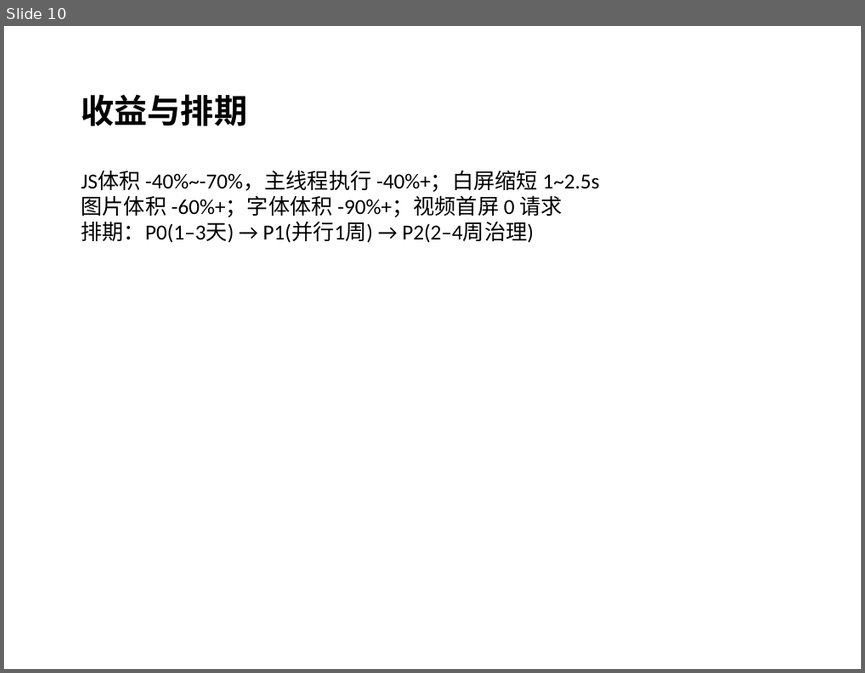
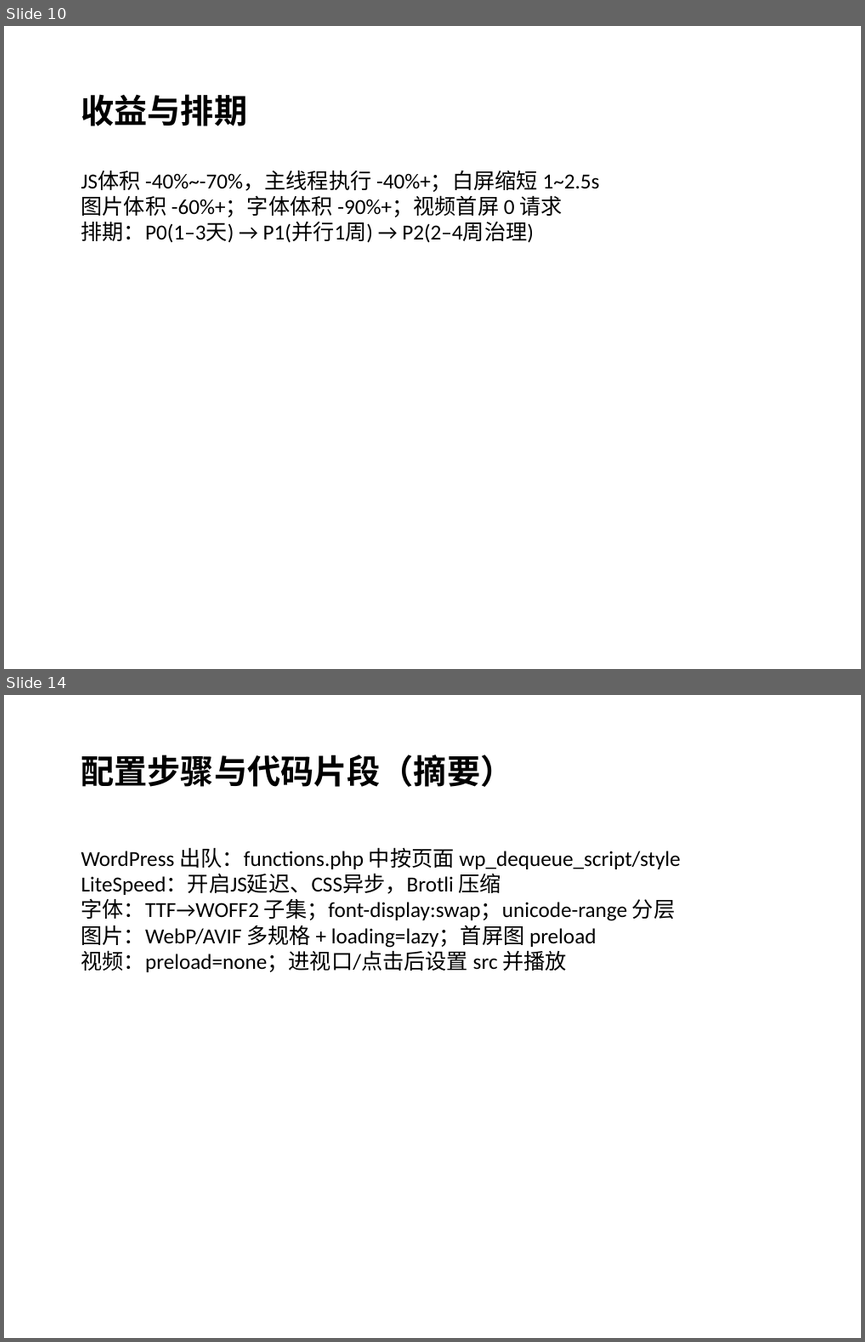
Before and after one commit to 330553981/android-design-support-lib-sample, a slide deck: 荣威M7DMH_移动端性能审计汇报.pptx. Shown one above the other, each under a label of ours: slide 10 before the commit, slides 10 and 14 after it; the slides between them are not shown. The pictures are 865x673 and 865x1342 pixels, drawn with LibreOffice and Linux fonts; fonts in the diff are those of the drawing. Boxes give left, top, right and bottom in pixels: in the first picture for what was removed or moved away, otherwise in the second. Text is boxed around its words. In the diff, an @@ line names an element or a change of style, - is before the commit and + after.

```diff
--- a/荣威M7DMH_移动端性能审计汇报.pptx
+++ b/荣威M7DMH_移动端性能审计汇报.pptx
@@ slide 14 added at [4, 695, 861, 1338], background #FFFFFF @@
@@ text added at [81, 755, 514, 787], 28 pt, text #000000, bold @@
+配置步骤与代码片段（摘要）
@@ text added at [81, 847, 680, 972], 18 pt, text #000000 @@
+WordPress 出队：functions.php 中按页面 wp_dequeue_script/style
+LiteSpeed：开启JS延迟、CSS异步，Brotli 压缩
+字体：TTF→WOFF2 子集；font-display:swap；unicode-range 分层
+图片：WebP/AVIF 多规格 + loading=lazy；首屏图 preload
+视频：preload=none；进视口/点击后设置 src 并播放
```
Also in this commit, not shown: 3 other slides added, 2 other files.
